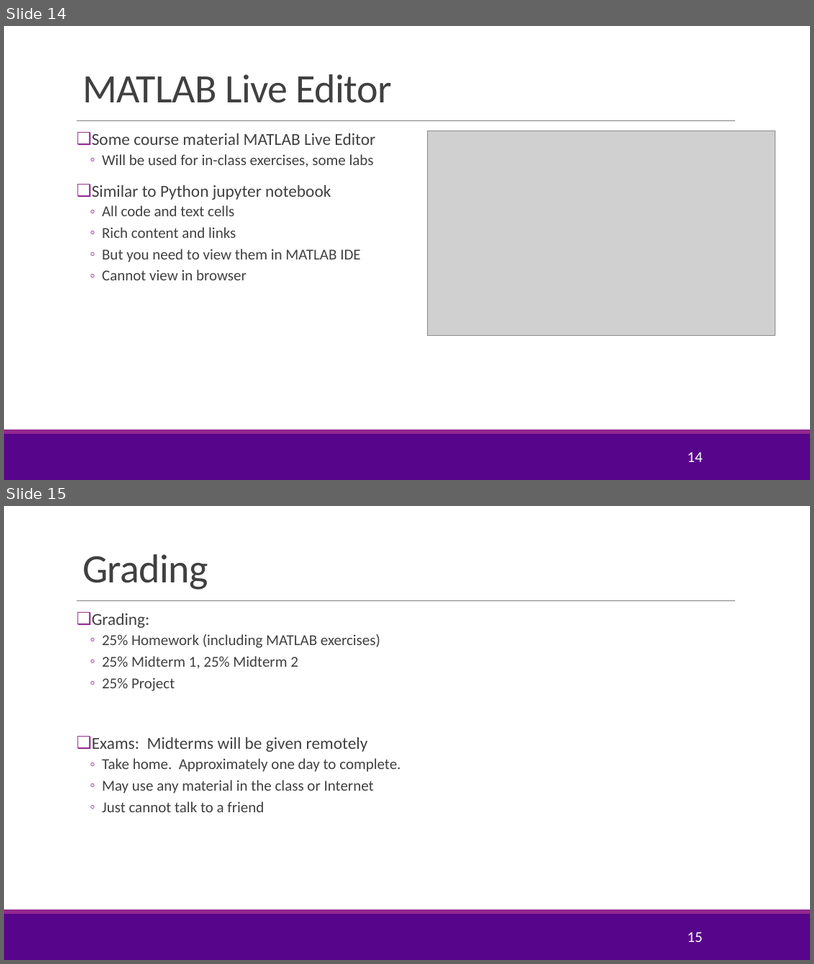
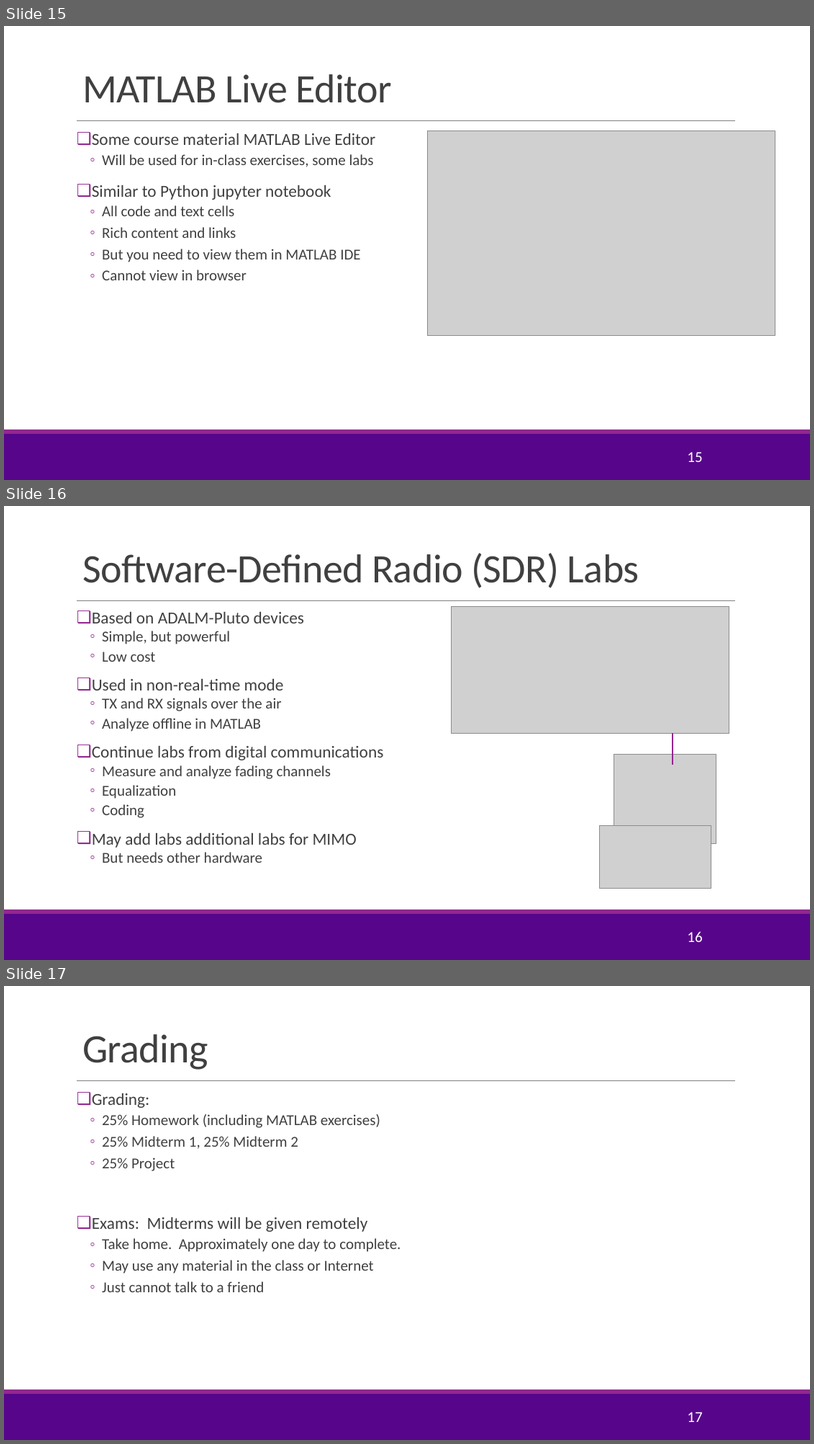
Before and after one commit to sdrangan/wirelesscomm, a slide deck: lectures/CourseAdmin.pptx. Shown one above the other, each under a label of ours: slides 14 and 15 before the commit, slides 15, 16 and 17 after it. The pictures are 814x964 and 814x1444 pixels, drawn with LibreOffice and Linux fonts; fonts in the diff are those of the drawing; grey boxes stand for pictures; background and template pictures are left out. Boxes give left, top, right and bottom in pixels: in the first picture for what was removed or moved away, otherwise in the second. Text is boxed around its words. In the diff, an @@ line names an element or a change of style, - is before the commit and + after.

```diff
--- a/lectures/CourseAdmin.pptx
+++ b/lectures/CourseAdmin.pptx
@@ slide 16 added at (4, 506, 810, 960), background #FFFFFF; not listed: 3 template elements that a slide beside it also shows @@
@@ title added at (82, 553, 640, 588), 48 pt, text #404040 @@
+Software-Defined Radio (SDR) Labs
@@ text added at (92, 612, 384, 862), 18 pt, text #404040 @@
+❑ Based on ADALM-Pluto devices
+  ◦ Simple, but powerful
+  ◦ Low cost
+❑ Used in non-real-time mode
+  ◦ TX and RX signals over the air
+  ◦ Analyze offline in MATLAB
+❑ Continue labs from digital communications
+  ◦ Measure and analyze fading channels
+  ◦ Equalization
+  ◦ Coding
+❑ May add labs additional labs for MIMO
+  ◦ But needs other hardware
@@ picture added at (451, 606, 729, 733) @@
@@ line added from (673, 733) to (673, 764), #92278F 1 pt @@
@@ picture added at (615, 754, 717, 844) @@
@@ picture added at (600, 826, 711, 888) @@
@@ page number added at (687, 931, 702, 942), 18 pt, text #FFFFFF @@
+16
@@ what was slide 14 is now slide 15 @@
@@ page number at (687, 452, 702, 462): text changed @@
-14
+15
@@ what was slide 15 is now slide 17 @@
@@ page number at (687, 1412, 702, 1422): text changed @@
-15
+17
```
Also in this commit, not shown: 2 slides changed, 1 other slide added, 5 other files.
